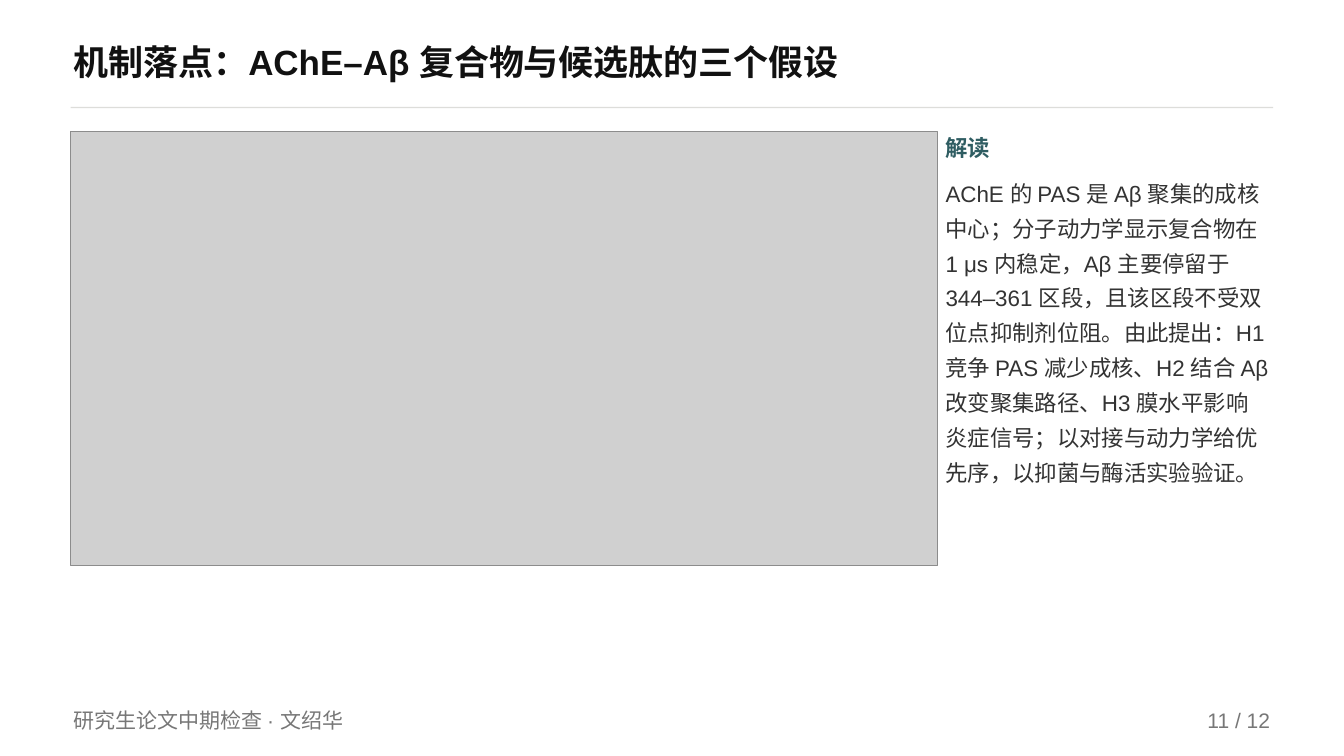
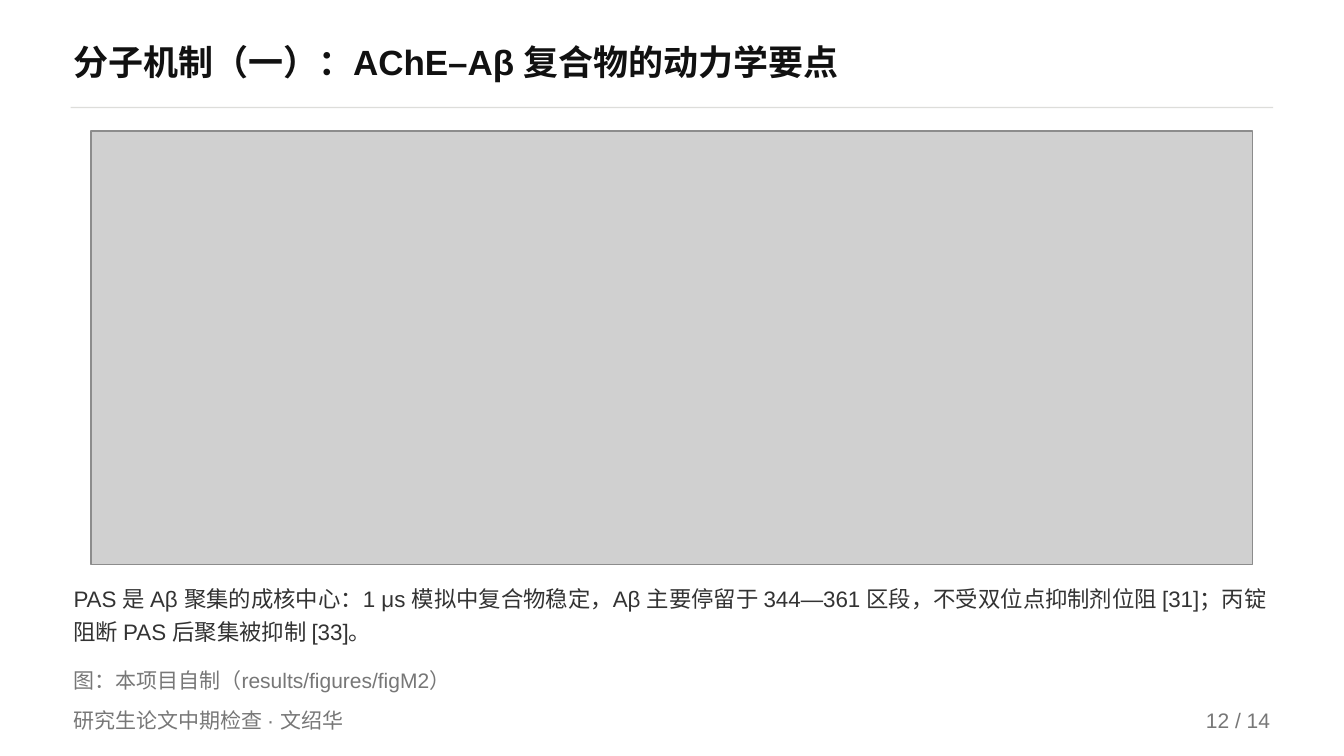
Before and after one commit to mqgg5630-cyber/zhongqi, a slide deck: slide 12 of 中间版/中期答辩_H_nature风.pptx (slide 11 before the commit). Drawn at 1344x756 pixels with LibreOffice and Linux fonts; fonts in the diff are those of the drawing; grey boxes stand for pictures. Boxes give left, top, right and bottom in pixels: in the first picture for what was removed or moved away, otherwise in the second. Text is boxed around its words. In the diff, an @@ line names an element or a change of style, - is before the commit and + after.

Commit message:
feat: 机制文献补全（46 条）+ 流程页/分组页 + PPT 版面重排 + 最终版
按老师反馈处理四件事：
1) 检查小组名单：docx 与三份填写内容里的小组成员全部删除（模板保留原空白行，不再填人）
2) PPT 排版：新增 check_layout.py（形状重叠/文字溢出/压页脚体检）；figure_slide 按图高自适应、说明文字不再压图；
   discussion_slide 行距自适应；table_slide 支持任意列数/行高；机制页改用满幅短图（figM2/figM3 重画）
3) 文献补全：docs/机制说明_正文.md + code/mech_refs.py（46 条文献，含 AChE-Aβ、LL-37/防御素/CAP37、
   感染负担 PAF、菌群分期、交叉成核与 MD 先例），机制说明 docx 重出为可编辑正文源
4) 新增两页：宏基因组分析流程（原生流程页，含完成状态）、分阶段组的划分（阶段×性别×年龄匹配）

产出：deliverable/中期答辩_最终版.pptx（24 页 = 18 主体 + 6 机制）、中间版/中间版2（各 14 页）；
自检全绿（4 份 docx 格式、11 份 PPT 版式、4 份版面体检、口径核对、机制图字号、nature 审计 0 发现）

```diff
--- a/中间版/中期答辩_H_nature风.pptx
+++ b/中间版/中期答辩_H_nature风.pptx
@@ text at box(74, 45, 839, 83): text changed @@
-机制落点：AChE–Aβ 复合物与候选肽的三个假设
+分子机制（一）：AChE–Aβ 复合物的动力学要点
@@ picture: place and size @@
-picture at box(71, 131, 938, 566)
+picture at box(91, 131, 1252, 565)
@@ text removed at box(946, 137, 1269, 483) @@
-解读
-AChE 的 PAS 是 Aβ 聚集的成核中心；分子动力学显示复合物在 1 μs 内稳定，Aβ 主要停留于 344–361 区段，且该区段不受双位点抑制剂位阻。由此提出：H1 竞争 PAS 减少成核、H2 结合 Aβ 改变聚集路径、H3 膜水平影响炎症信号；以对接与动力学给优先序，以抑菌与酶活实验验证。
@@ text added at box(74, 588, 1266, 645), 16 pt, text #333333 @@
+PAS 是 Aβ 聚集的成核中心：1 μs 模拟中复合物稳定，Aβ 主要停留于 344—361 区段，不受双位点抑制剂位阻 [31]；丙锭阻断 PAS 后聚集被抑制 [33]。
@@ text added at box(74, 670, 451, 693), 15 pt, text #777777 @@
+图：本项目自制（results/figures/figM2）
@@ text at box(1206, 713, 1270, 728): text changed @@
-11 / 12
+12 / 14
```
Also in this commit, not shown: 10 other slides changed, 3 slides added, 1 slide removed, 42 other files.
